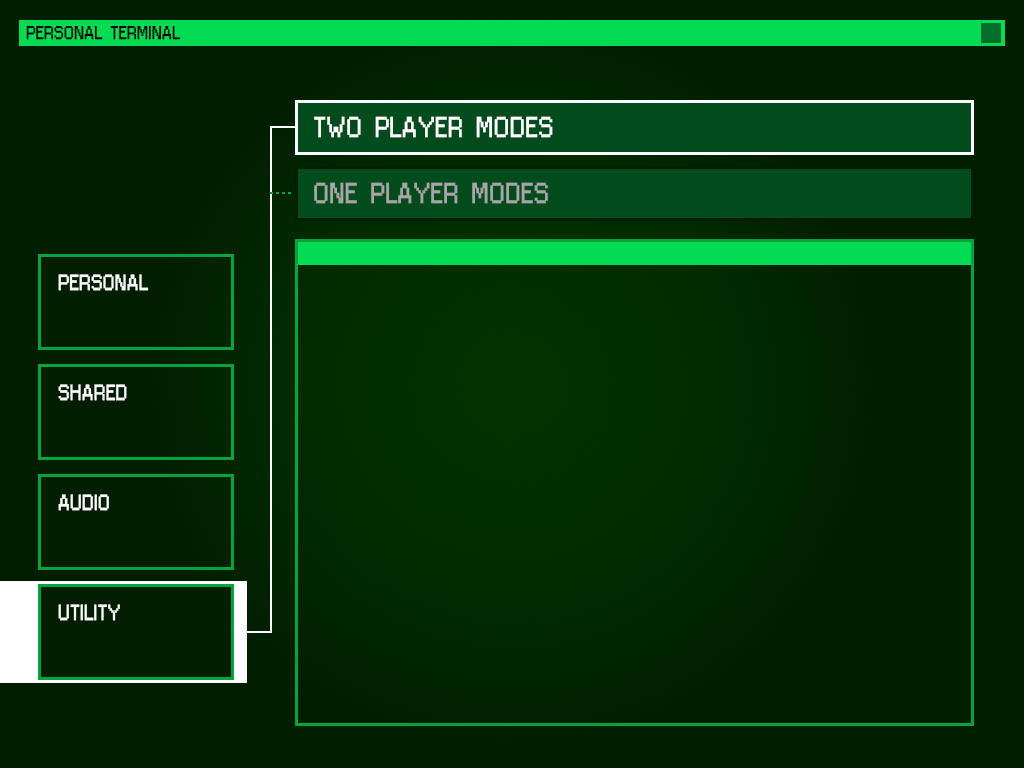
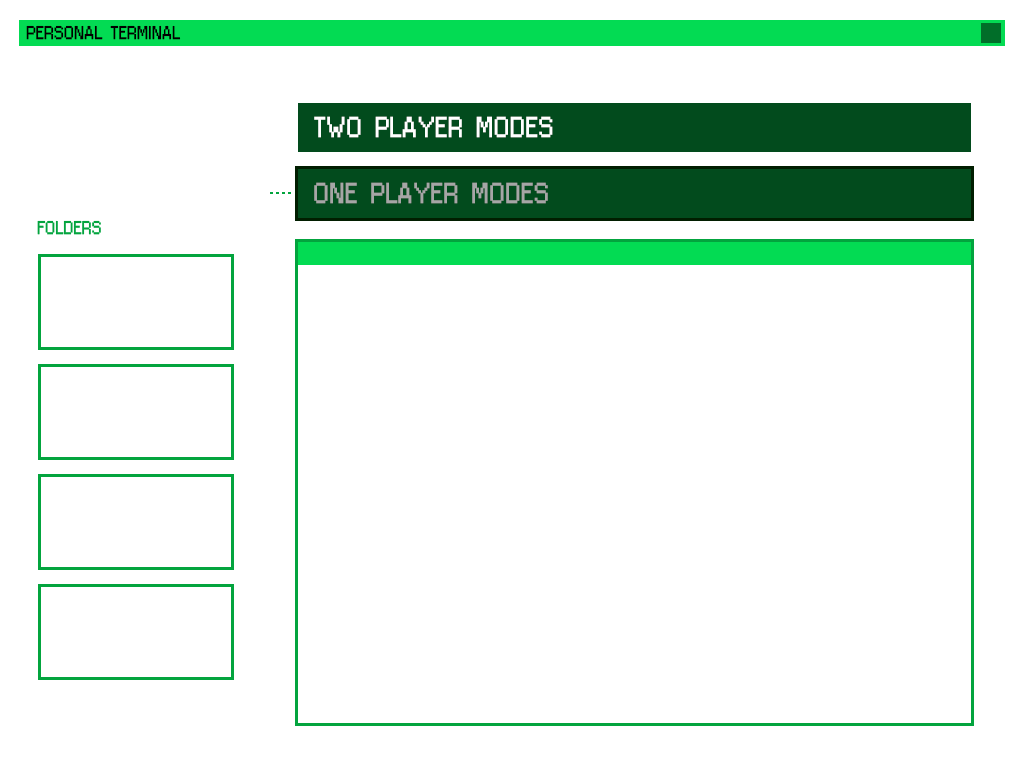
Comparing the layer stacks of the two 1024 × 768 images. Changes:
added layer "FOLDERS" above "MAIN_CONTENT" over 37, 220, 101, 235
hid "Rectangle 1", painted on it over 0, 0, 1024, 768
hid "Background" over 0, 0, 1024, 768
